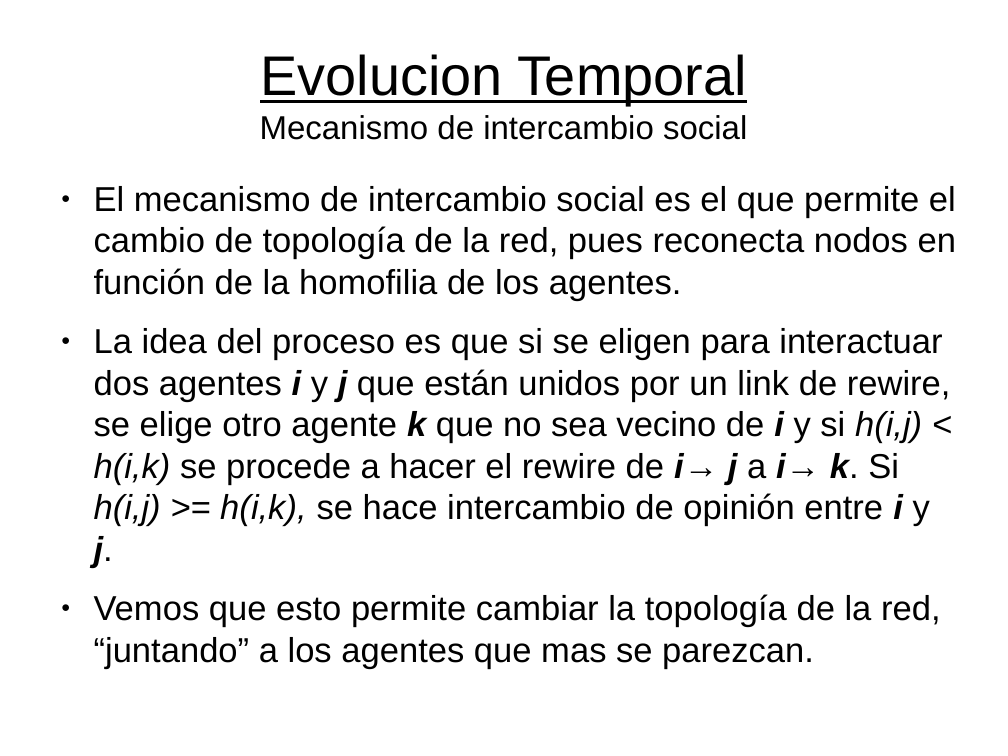
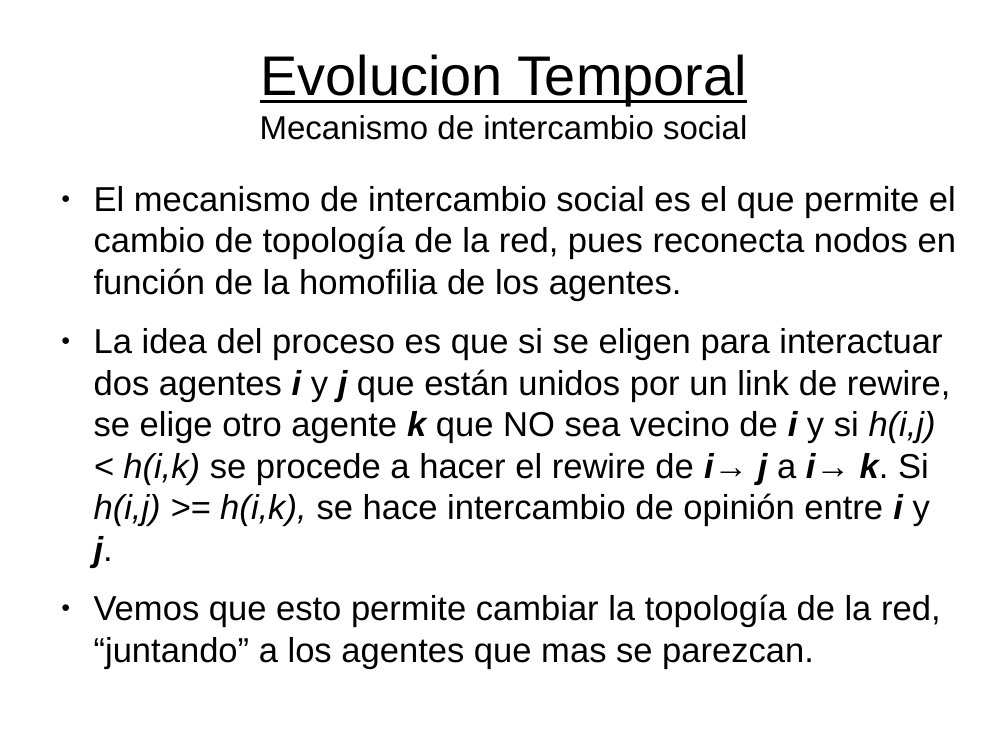
Before and after one commit to flsanchez/axelrod, a slide deck: slide 8 of data/presentaciones/11-08.odp. Drawn at 1008x756 pixels with LibreOffice and Linux fonts; fonts in the diff are those of the drawing. Boxes give left, top, right and bottom in pixels: in the first picture for what was removed or moved away, otherwise in the second. Text is boxed around its words. In the diff, an @@ line names an element or a change of style, - is before the commit and + after.

```diff
--- a/data/presentaciones/11-08.odp
+++ b/data/presentaciones/11-08.odp
@@ text at [94,328,951,568]: text changed @@
-● La idea del proceso es que si se eligen para interactuar dos agentes i y j que están unidos por un link de rewire, se elige otro agente k que no sea vecino de i y si h(i,j) < h(i,k) se procede a hacer el rewire de i→ j a i→ k. Si h(i,j) >= h(i,k), se hace intercambio de opinión entre i y j.
+● La idea del proceso es que si se eligen para interactuar dos agentes i y j que están unidos por un link de rewire, se elige otro agente k que NO sea vecino de i y si h(i,j) < h(i,k) se procede a hacer el rewire de i→ j a i→ k. Si h(i,j) >= h(i,k), se hace intercambio de opinión entre i y j.
```
Also in this commit, not shown: 3 other slides changed, 3 slides added, 14 other files.
